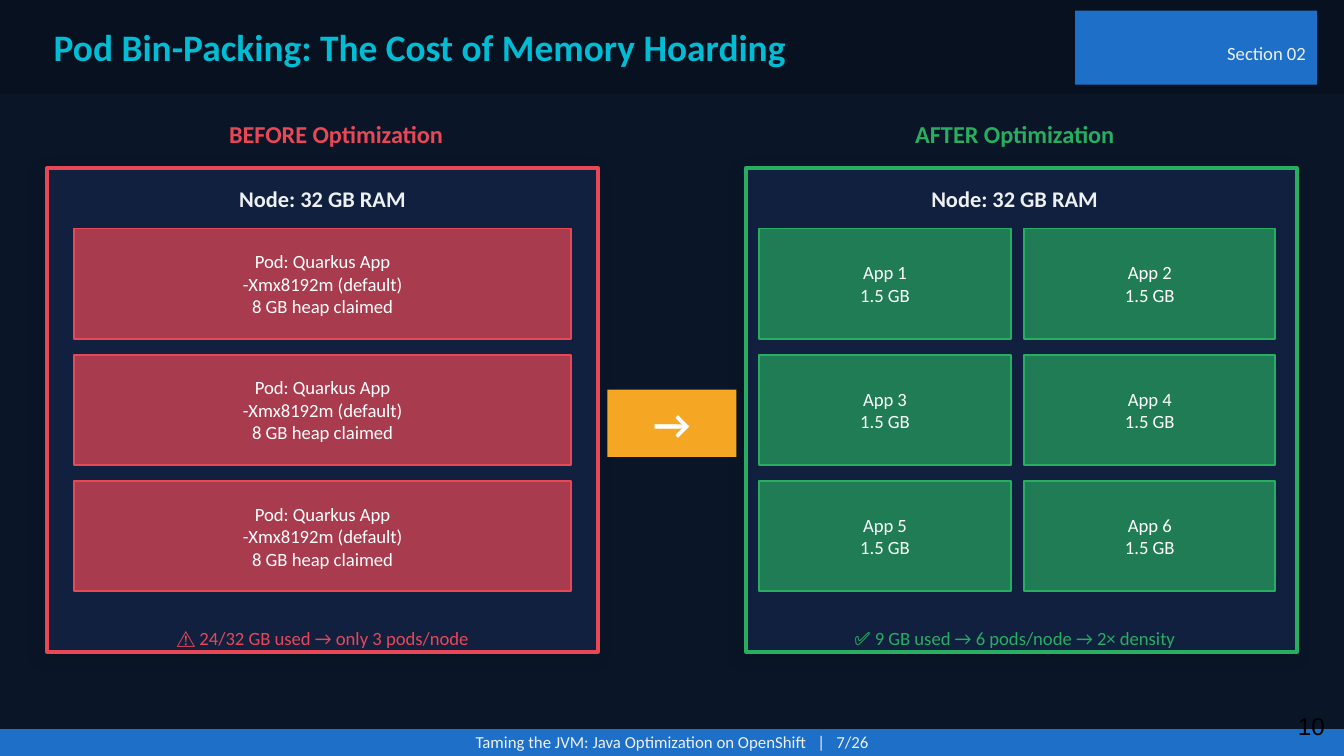
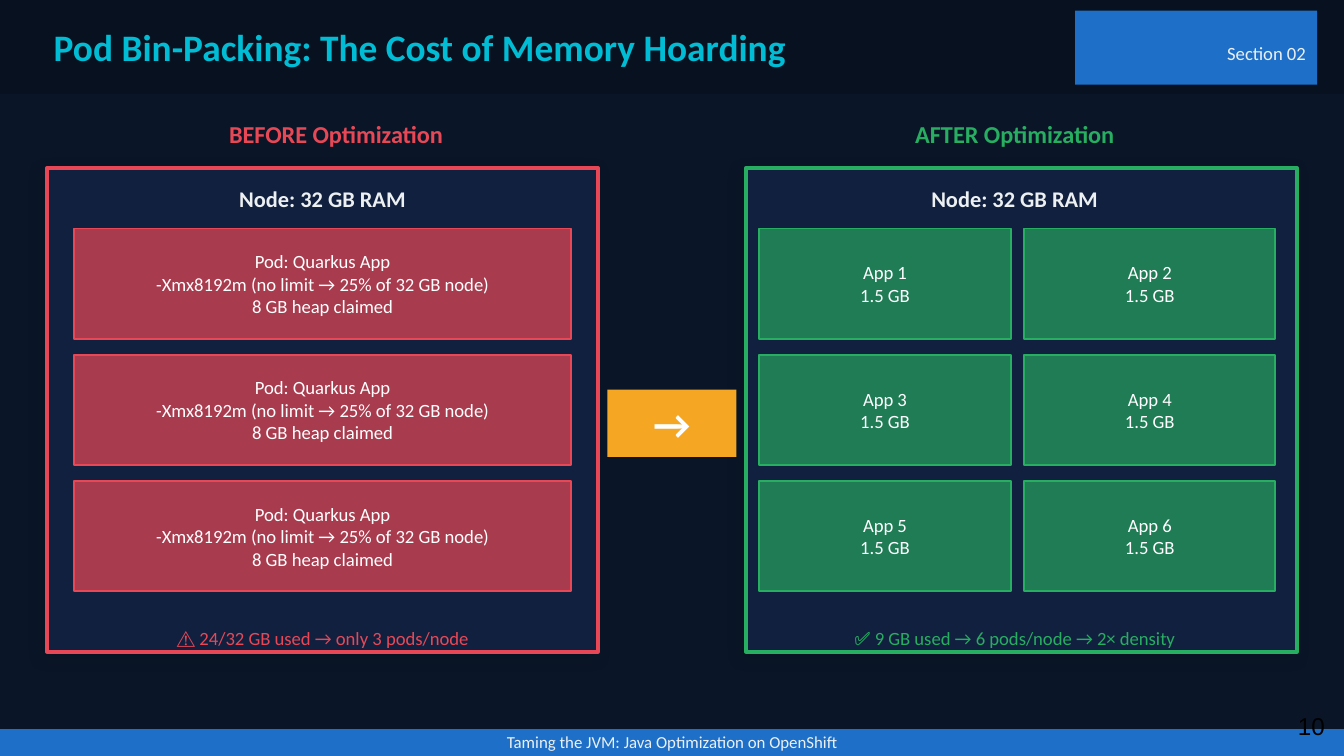
Before and after one commit to patterncatalyst/quarkus-optimization, a slide deck: slide 10 of presentation/optimizing-quarkus-on-kubernetes.pptx. Drawn at 1344x756 pixels with LibreOffice and Linux fonts; fonts in the diff are those of the drawing. Boxes give left, top, right and bottom in pixels: in the first picture for what was removed or moved away, otherwise in the second. Text is boxed around its words. In the diff, an @@ line names an element or a change of style, - is before the commit and + after.

```diff
--- a/presentation/optimizing-quarkus-on-kubernetes.pptx
+++ b/presentation/optimizing-quarkus-on-kubernetes.pptx
@@ text at (x1=156, y1=277, x2=489, y2=294): text changed @@
--Xmx8192m (default)
+-Xmx8192m (no limit → 25% of 32 GB node)
@@ text at (x1=156, y1=403, x2=489, y2=420): text changed @@
--Xmx8192m (default)
+-Xmx8192m (no limit → 25% of 32 GB node)
@@ text at (x1=156, y1=529, x2=489, y2=546): text changed @@
--Xmx8192m (default)
+-Xmx8192m (no limit → 25% of 32 GB node)
@@ text at (x1=507, y1=736, x2=837, y2=751): text changed @@
-Taming the JVM: Java Optimization on OpenShift | 7/26
+Taming the JVM: Java Optimization on OpenShift
```
Also in this commit, not shown: 40 other slides changed, 2 other files.
